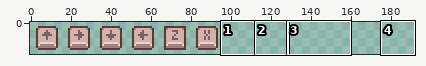
A pixel-art file gets an edit: Assets/Assets/Graphics/Inputs.aseprite. The first picture is a wide view before the edit; the outline marks the close-up.
Close-up. As it was:
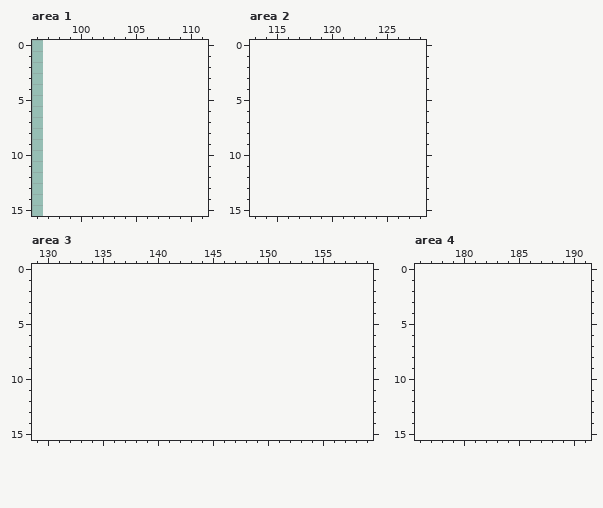
96x16 pixels, 1 frame. Shown: area 1: x 96..111, y 0..15; area 2: x 113..128, y 0..15; area 3: x 129..159, y 0..15; area 4: x 176..191, y 0..15. The old version is drawn lined up with the new one, on the new canvas. The commit also changed other parts of the picture, which this record leaves out.
Now the later version:
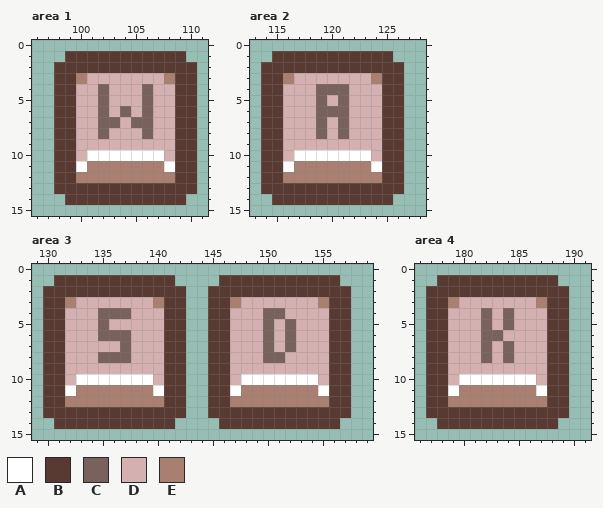
Palette (. is transparent): A #ffffff  B #593a32  C #78625b  D #d4b0b0  E #a87f70
What changed:
canvas 96x16 -> 192x16, the old top-left corner now at 1,0
Changed rows in their new state; - is an unchanged pixel.
Area 1:
first column x 98:
 1 -BBBBBBBBBBB-
 2 BBBBBBBBBBBBB
 3 BBEDDDDDDDEBB
 4 BBDDCDDDCDDBB
 5 BBDDCDDDCDDBB
 6 BBDDCDCDCDDBB
 7 BBDDCCDCCDDBB
 8 BBDDCDDDCDDBB
 9 BBDDDDDDDDDBB
10 BBDAAAAAAADBB
11 BBAEEEEEEEABB
12 BBEEEEEEEEEBB
13 BBBBBBBBBBBBB
14 -BBBBBBBBBBB-
Area 2:
first column x 114:
 1 -BBBBBBBBBBB-
 2 BBBBBBBBBBBBB
 3 BBEDDDDDDDEBB
 4 BBDDDCCCDDDBB
 5 BBDDDCDCDDDBB
 6 BBDDDCCCDDDBB
 7 BBDDDCDCDDDBB
 8 BBDDDCDCDDDBB
 9 BBDDDDDDDDDBB
10 BBDAAAAAAADBB
11 BBAEEEEEEEABB
12 BBEEEEEEEEEBB
13 BBBBBBBBBBBBB
14 -BBBBBBBBBBB-
Area 3:
first column x 130:
 1 -BBBBBBBBBBB----BBBBBBBBBBB-
 2 BBBBBBBBBBBBB--BBBBBBBBBBBBB
 3 BBEDDDDDDDEBB--BBEDDDDDDDEBB
 4 BBDDDCCCDDDBB--BBDDDCCDDDDBB
 5 BBDDDCDDDDDBB--BBDDDCDCDDDBB
 6 BBDDDCCCDDDBB--BBDDDCDCDDDBB
 7 BBDDDDDCDDDBB--BBDDDCDCDDDBB
 8 BBDDDCCCDDDBB--BBDDDCCDDDDBB
 9 BBDDDDDDDDDBB--BBDDDDDDDDDBB
10 BBDAAAAAAADBB--BBDAAAAAAADBB
11 BBAEEEEEEEABB--BBAEEEEEEEABB
12 BBEEEEEEEEEBB--BBEEEEEEEEEBB
13 BBBBBBBBBBBBB--BBBBBBBBBBBBB
14 -BBBBBBBBBBB----BBBBBBBBBBB-
Area 4:
first column x 177:
 1 -BBBBBBBBBBB-
 2 BBBBBBBBBBBBB
 3 BBEDDDDDDDEBB
 4 BBDDDCDCDDDBB
 5 BBDDDCDCDDDBB
 6 BBDDDCCDDDDBB
 7 BBDDDCDCDDDBB
 8 BBDDDCDCDDDBB
 9 BBDDDDDDDDDBB
10 BBDAAAAAAADBB
11 BBAEEEEEEEABB
12 BBEEEEEEEEEBB
13 BBBBBBBBBBBBB
14 -BBBBBBBBBBB-
